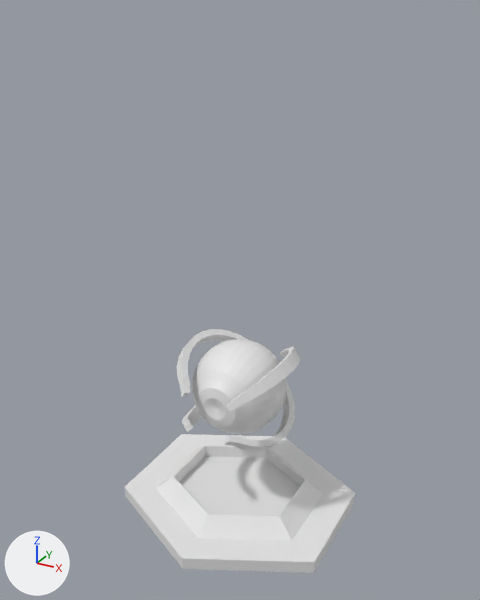
An edit to the Blender file TowerDefense/Assets/Meshes/Laser.blend, drawn before and after from the same camera.
Camera for both pictures: a 50 mm camera at (2.38, -4.32, 4.19) aimed at (0.01, 0.0, 2.03). The lights are fixed; the arrows at lower left show +X, +Y and +Z.

The first picture shows 'Base', 'Eye'.
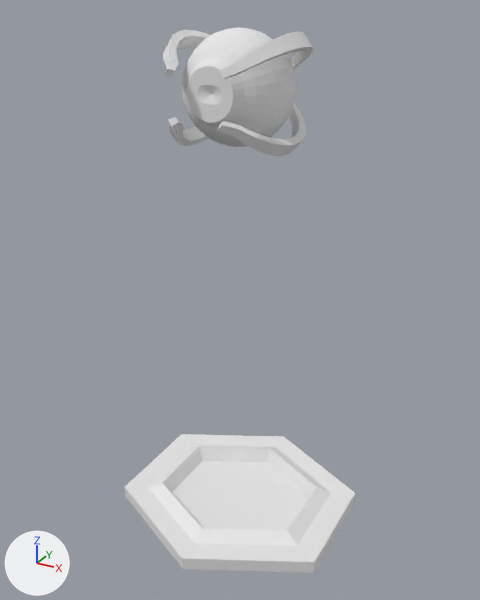
What changed in the scene script:
```text
Change me_cylinder:
    used by ob_base; location = (0.0, 0.0, 0.0); rotation_euler = (1.571, 0.0, 0.0), in degrees (90, 0, 0)
    remove me_cylinder.from_pydata(...)  # 30 vertices, 26 faces; spans x -0.95..0.95, y 0.0..0.24, z -0.96..0.96
    add me_cylinder.from_pydata(...)  # 30 vertices, 26 faces; spans x -0.95..0.95, y 0.0..0.17, z -0.96..0.96
    me_cylinder part 1: 18 of 30 vertices moved; they spanned x -0.7..0.7, y 0.11..0.24, z -0.7..0.7 and now span x -0.76..0.76, y 0.03..0.17, z -0.76..0.76; mean shift (0.0, -0.05, 0.0); largest move (0.54, 0.24, 0.27) -> (0.64, 0.17, 0.32)
Change ob_eye:
    ob_eye.location: (0.0, 0.0, 1.221) -> (0.0, 0.0, 3.664)
```

Changed parts and their boxes [x1, y1, x2, y2] in the pictures (480 x 600 px; the box of a moved part takes in the faces that stretch with it):
'Eye', moved: before [177, 329, 300, 452]; after [163, 27, 313, 156]
part 1 of me_cylinder, moved or reshaped: [149, 435, 355, 545] in both
